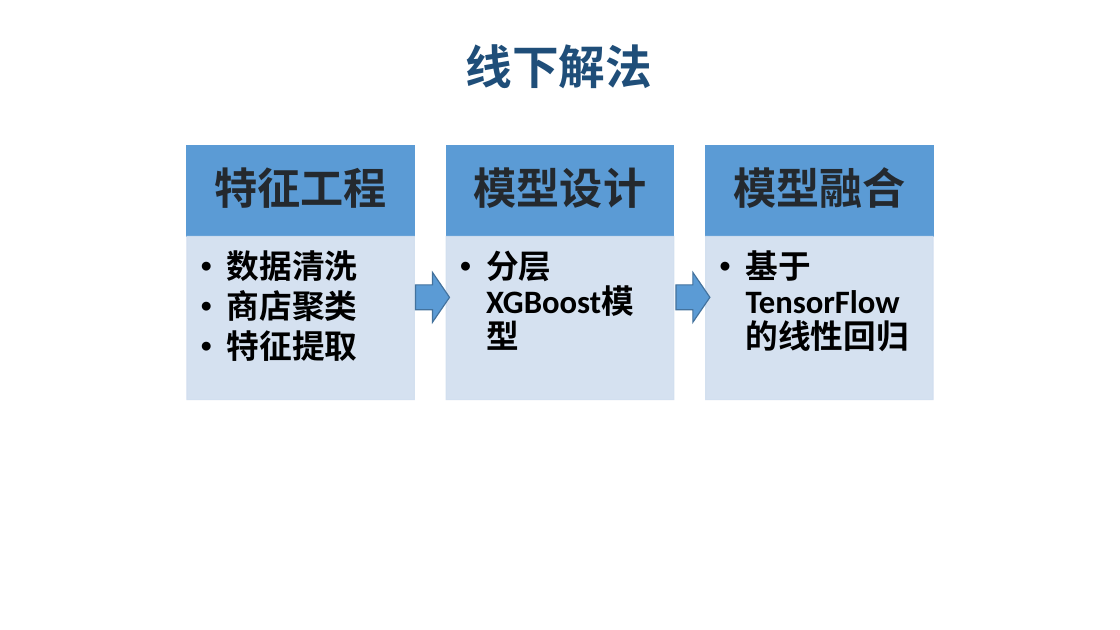
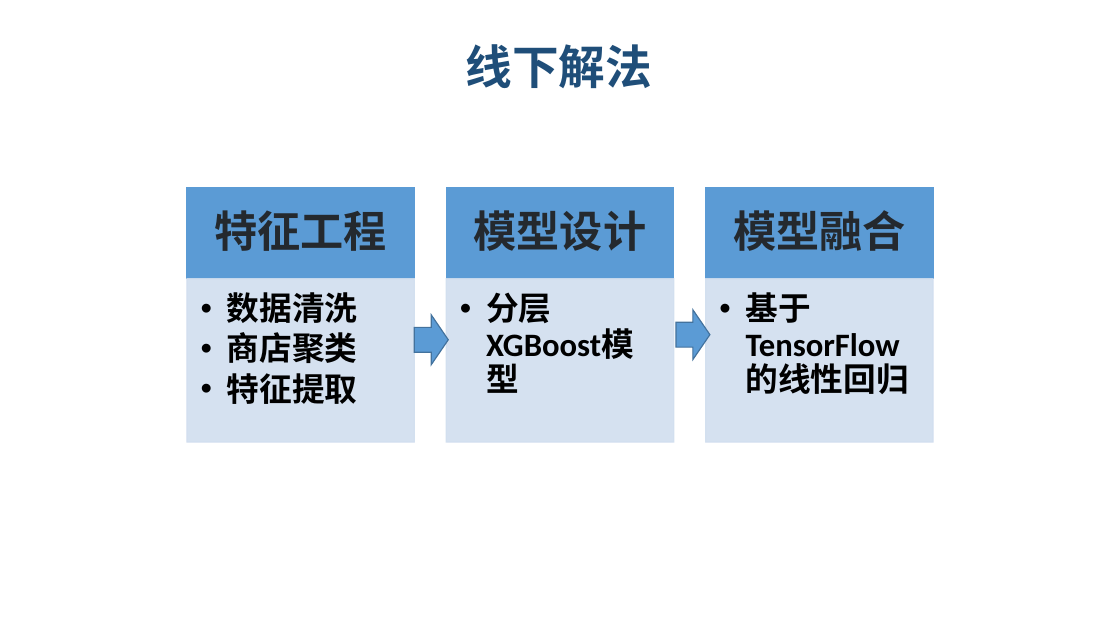
Before and after one commit to lvniqi/tianchi_power, a slide deck: slide 10 of presentation.pptx. Drawn at 1120x630 pixels with LibreOffice and Linux fonts; fonts in the diff are those of the drawing; background and template pictures are left out. Boxes give left, top, right and bottom in pixels: in the first picture for what was removed or moved away, otherwise in the second. Text is boxed around its words. In the diff, an @@ line names an element or a change of style, - is before the commit and + after.

```diff
--- a/presentation.pptx
+++ b/presentation.pptx
@@ 6 texts, 6 rectangles, 1 right arrow: place and size @@
-6 texts, 6 rectangles, 1 right arrow at [187,145,933,399]
+6 texts, 6 rectangles, 1 right arrow at [187,188,933,442]
@@ right arrow: place and size @@
-right arrow at [676,272,710,322]
+right arrow at [676,310,710,360]
```
Also in this commit, not shown: 27 other slides changed.
